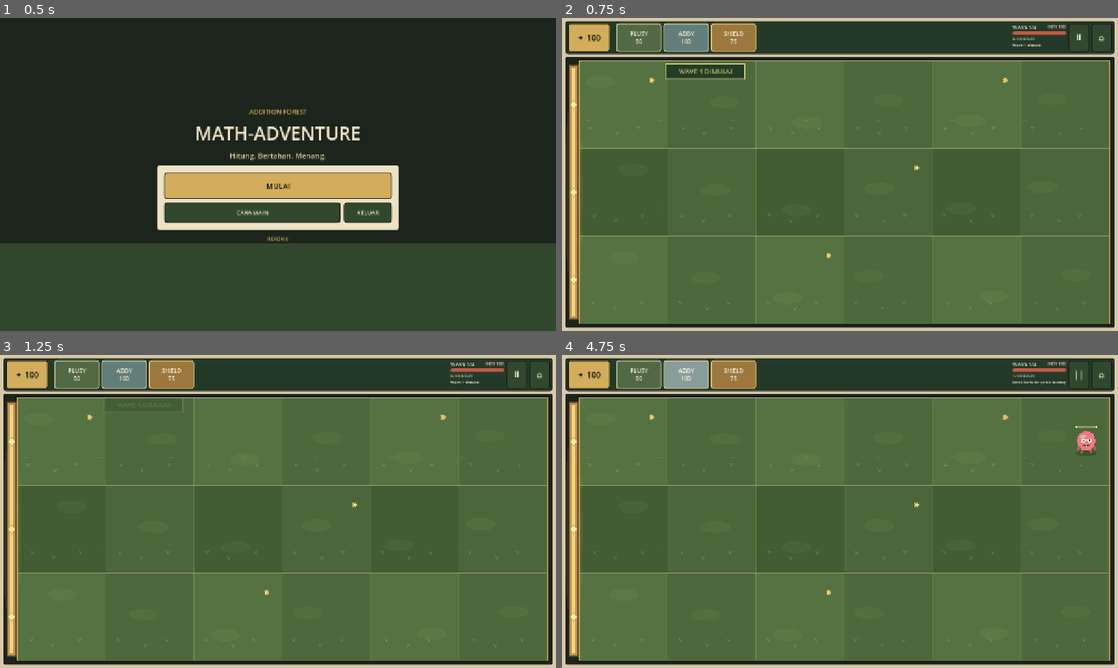
Above: before the commit, frames 1-4 (two rows, left to right).
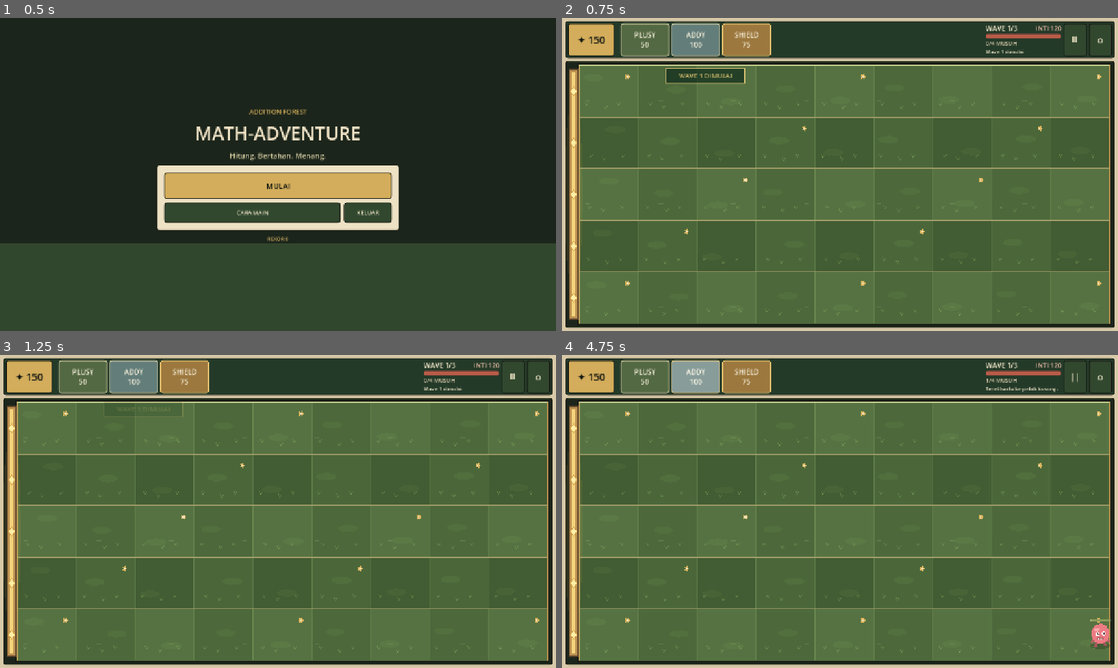
Above: after the commit, the same moments.

Repository: mukhlishulkhaniif/Pengantar-Game
Game: Godot game, scene res://scenes/main_menu.tscn
Same seed, same stepped clock (60 frames per second), same inputs: the game is played once before the commit and once after it.
Inputs:
- Up to frame 1 (0.5 s): no input
- Up to frame 2 (0.75 s): click "MULAI" at 0.5 s
- Up to frame 3 (1.25 s): no input
- Up to frame 4 (4.75 s): click "Ⅱ" at 1.25 s; click "✦ 100" (after the commit: "✦ 150") at 2 s; click ">" at 2.75 s; click "PLUSY 50" at 3.5 s; click "ADDY 100" at 4.25 s

Frame 1 is identical in both runs. In frame 2, 9.6% of the frame differs, in the area x 0-100%, y 1-96%; in frame 3, 9.1%; in frame 4, 9.8%.

Commit message:
Perbaiki gameplay dan keseimbangan Math-Adventure

Diff:
--- a/math-adventure/project.godot
+++ b/math-adventure/project.godot
@@ -1,29 +1,33 @@
 ; Engine configuration file.
-; Math-Adventure 0.9 - Godot 4.7.2
+; It's best edited using the editor UI and not directly,
+; since the parameters that go here are not all obvious.
+;
+; Format:
+;   [section] ; section goes between []
+;   param=value ; assign values to parameters
+
 config_version=5
 
 [application]
 
 config/name="Math-Adventure"
+config/description="Game edukasi matematika tower defense untuk perangkat mobile. Prototype 0.9 mobile usability pass: responsive panels, larger touch-friendly answer controls, and improved Android testing guidance. Art assets are intentionally deferred."
 run/main_scene="res://scenes/main_menu.tscn"
 config/features=PackedStringArray("4.7", "GL Compatibility")
-config/description="Game edukasi matematika tower defense untuk perangkat mobile. Prototype 0.9 mobile usability pass: responsive panels, larger touch-friendly answer controls, and improved Android testing guidance. Art assets are intentionally deferred."
 
 [display]
 
 window/size/viewport_width=1280
 window/size/viewport_height=720
+window/size/mode=2
 window/size/window_width_override=1280
 window/size/window_height_override=720
-window/size/mode=2
-window/size/resizable=true
 window/stretch/mode="canvas_items"
 window/stretch/aspect="expand"
-window/handheld/orientation=0
 
 [rendering]
 
 renderer/rendering_method="gl_compatibility"
 renderer/rendering_method.mobile="gl_compatibility"
-textures/default_filters/use_nearest_mipmap_filter=false
+textures/vram_compression/import_etc2_astc=true
 environment/defaults/default_clear_color=Color(0.0470588, 0.105882, 0.129412, 1)
--- a/math-adventure/scripts/presentation/arena_view.gd
+++ b/math-adventure/scripts/presentation/arena_view.gd
@@ -4,8 +4,8 @@
 
 signal slot_clicked(lane: int, column: int)
 
-const LANE_COUNT: int = 3
-const COLUMN_COUNT: int = 6
+const LANE_COUNT: int = 5
+const COLUMN_COUNT: int = 9
 const GRID_TOP_MARGIN: float = 8.0
 const GRID_BOTTOM_MARGIN: float = 8.0
 const BACKGROUND_TEXTURE_PATH: String = "res://assets/backgrounds/addition_forest_bg.png"
@@ -278,10 +278,14 @@
 	else:
 		_draw_guardian_icon(guardian_type, center, 1.0)
 
-	if guardian_type == "Shield Cube":
-		var hp_ratio: float = clampf(float(guardian.get("hp", 300)) / 300.0, 0.0, 1.0)
-		draw_rect(Rect2(center.x - 23.0, center.y + 29.0, 46.0, 4.0), Color("#193329"), true)
-		draw_rect(Rect2(center.x - 23.0, center.y + 29.0, 46.0 * hp_ratio, 4.0), Color("#b4f28f"), true)
+	# Semua Guardian memiliki HP dan bar kesehatan yang selalu terlihat.
+	var max_hp: float = maxf(float(guardian.get("max_hp", 160)), 1.0)
+	var hp_ratio: float = clampf(float(guardian.get("hp", max_hp)) / max_hp, 0.0, 1.0)
+	var bar_width: float = 48.0
+	var bar_position := Vector2(center.x - bar_width * 0.5, center.y + 34.0)
+	draw_rect(Rect2(bar_position, Vector2(bar_width, 6.0)), Color("#171a13"), true)
+	draw_rect(Rect2(bar_position, Vector2(bar_width * hp_ratio, 6.0)), Color("#a6e6b8") if hp_ratio > 0.35 else Color("#b95c49"), true)
+	draw_rect(Rect2(bar_position, Vector2(bar_width, 6.0)), Color("#eee2c4"), false, 1.0, true)
 
 func _draw_guardian_icon(guardian_type: String, center: Vector2, scale_value: float) -> void:
 	if guardian_type == "Plusy":
@@ -518,6 +522,11 @@
 	var grid: Rect2 = _grid_rect()
 	return grid.position.y + (float(lane) + 0.5) * (grid.size.y / float(LANE_COUNT))
 
+func get_attack_range() -> float:
+	# Jangkauan sekitar lima petak agar Guardian penyerang dapat menghadapi kelompok musuh.
+	var grid: Rect2 = _grid_rect()
+	return (grid.size.x / float(COLUMN_COUNT)) * 5.0
+
 func _gui_input(event: InputEvent) -> void:
 	if event is InputEventMouseMotion:
 		_update_hover(event.position)
--- a/math-adventure/scripts/presentation/battle.gd
+++ b/math-adventure/scripts/presentation/battle.gd
@@ -3,11 +3,11 @@
 const MAIN_MENU_SCENE: String = "res://scenes/main_menu.tscn"
 const ArenaViewScript = preload("res://scripts/presentation/arena_view.gd")
 const QuestionGenerator = preload("res://scripts/domain/question_generator.gd")
-const WAVE_COUNTS: Array[int] = [4, 6, 8]
+const WAVE_COUNTS: Array[int] = [4, 5, 6]
 const GUARDIAN_COSTS: Dictionary = {"Plusy": 50, "Addy Cannon": 100, "Shield Cube": 75}
 
-var energy: int = 100
-var core_hp: int = 100
+var energy: int = 150
+var core_hp: int = 120
 var combo: int = 0
 var score: int = 0
 var defeated_enemies: int = 0
@@ -62,7 +62,7 @@
 
 	if spawned_this_wave < spawn_target:
 		spawn_timer += delta
-		var spawn_interval: float = maxf(1.15, 1.75 - float(current_wave - 1) * 0.2)
+		var spawn_interval: float = maxf(2.0, 2.65 - float(current_wave - 1) * 0.25)
 		if spawn_timer >= spawn_interval:
 			spawn_timer = 0.0
 			_spawn_enemy()
@@ -107,7 +107,7 @@
 
 	# Seed bank ringkas, dengan energi sebagai tombol untuk membuka tantangan matematika.
 	var header_panel := PanelContainer.new()
-	header_panel.custom_minimum_size = Vector2(0, 76)
+	header_panel.custom_minimum_size = Vector2(0, 86)
 	header_panel.add_theme_stylebox_override("panel", _panel_style(Color("#243a29"), Color("#171a13"), 5, 5))
 	outer.add_child(header_panel)
 
@@ -116,8 +116,8 @@
 	header.alignment = BoxContainer.ALIGNMENT_CENTER
 	header_panel.add_child(header)
 
-	energy_button = _make_button("✦ %d" % energy, Vector2(98, 62), true)
-	energy_button.add_theme_font_size_override("font_size", 19)
+	energy_button = _make_button("✦ %d" % energy, Vector2(108, 72), true)
+	energy_button.add_theme_font_size_override("font_size", 23)
 	energy_button.tooltip_text = "Ketuk untuk tantangan energi matematika"
 	energy_button.pressed.connect(_open_question_popup)
 	header.add_child(energy_button)
@@ -128,9 +128,9 @@
 	guardian_button_types = ["Plusy", "Addy Cannon", "Shield Cube"]
 	var card_titles: Dictionary = {"Plusy": "PLUSY\n50", "Addy Cannon": "ADDY\n100", "Shield Cube": "SHIELD\n75"}
 	for guardian_type in guardian_button_types:
-		var guardian_button := _make_button(str(card_titles[guardian_type]), Vector2(104, 62), false)
+		var guardian_button := _make_button(str(card_titles[guardian_type]), Vector2(112, 72), false)
 		guardian_button.size_flags_horizontal = Control.SIZE_SHRINK_CENTER
-		guardian_button.add_theme_font_size_override("font_size", 13)
+		guardian_button.add_theme_font_size_override("font_size", 16)
 		guardian_button.pressed.connect(_select_guardian.bind(guardian_type))
 		guardian_buttons.append(guardian_button)
 		header.add_child(guardian_button)
@@ -140,31 +140,31 @@
 	header.add_child(spacer)
 
 	var status := VBoxContainer.new()
-	status.custom_minimum_size = Vector2(124, 0)
+	status.custom_minimum_size = Vector2(174, 0)
 	status.add_theme_constant_override("separation", 2)
 	header.add_child(status)
 	var status_top := HBoxContainer.new()
 	status_top.add_theme_constant_override("separation", 4)
 	status.add_child(status_top)
-	wave_label = _make_label("WAVE 1/3", 12, Color("#f4e8c9"))
+	wave_label = _make_label("WAVE 1/3", 16, Color("#f4e8c9"))
 	wave_label.size_flags_horizontal = Control.SIZE_EXPAND_FILL
 	status_top.add_child(wave_label)
-	core_label = _make_label("INTI 100", 11, Color("#f2c2a8"), HORIZONTAL_ALIGNMENT_RIGHT)
+	core_label = _make_label("INTI 120", 15, Color("#f2c2a8"), HORIZONTAL_ALIGNMENT_RIGHT)
 	status_top.add_child(core_label)
 	core_bar = ProgressBar.new()
 	core_bar.min_value = 0.0
-	core_bar.max_value = 100.0
+	core_bar.max_value = 120.0
 	core_bar.value = core_hp
 	core_bar.show_percentage = false
-	core_bar.custom_minimum_size = Vector2(0, 8)
+	core_bar.custom_minimum_size = Vector2(0, 10)
 	core_bar.size_flags_horizontal = Control.SIZE_EXPAND_FILL
 	core_bar.add_theme_stylebox_override("background", _meter_style(Color("#171a13")))
 	core_bar.add_theme_stylebox_override("fill", _meter_style(Color("#b95c49")))
 	status.add_child(core_bar)
-	wave_progress_label = _make_label("0/4 MUSUH", 9, Color("#d7c9a8"))
+	wave_progress_label = _make_label("0/4 MUSUH", 13, Color("#d7c9a8"))
 	status.add_child(wave_progress_label)
-	feedback_label = _make_label("SIAP", 9, Color("#e9c777"))
-	feedback_label.custom_minimum_size = Vector2(0, 12)
+	feedback_label = _make_label("SIAP", 12, Color("#e9c777"))
+	feedback_label.custom_minimum_size = Vector2(0, 16)
 	feedback_label.clip_text = true
 	status.add_child(feedback_label)
 
@@ -177,11 +177,11 @@
 	energy_bar.max_value = 999.0
 	energy_bar.value = energy
 
-	pause_button = _make_button("Ⅱ", Vector2(48, 62), false)
+	pause_button = _make_button("Ⅱ", Vector2(54, 72), false)
 	pause_button.add_theme_font_size_override("font_size", 19)
 	pause_button.pressed.connect(_toggle_pause)
 	header.add_child(pause_button)
-	var menu_button := _make_button("⌂", Vector2(48, 62), false)
+	var menu_button := _make_button("⌂", Vector2(54, 72), false)
 	menu_button.add_theme_font_size_override("font_size", 20)
 	menu_button.pressed.connect(_return_to_menu)
 	header.add_child(menu_button)
@@ -317,11 +317,10 @@
 
 
 func _difficulty_for_wave() -> String:
-	if current_wave <= 1:
+	# Untuk anak SD, dua wave pertama memakai soal mudah; wave terakhir sedang.
+	if current_wave <= 2:
 		return "mudah"
-	if current_wave == 2:
-		return "sedang"
-	return "sulit"
+	return "sedang"
 
 func _open_question_popup() -> void:
 	if battle_finished or paused or question_popup_open:
@@ -438,11 +437,17 @@
 		feedback_label.add_theme_color_override("font_color", Color("#f2b4a8"))
 		return
 	energy -= cost
+	var guardian_max_hp: int = 180
+	if guardian_type == "Addy Cannon":
+		guardian_max_hp = 170
+	elif guardian_type == "Shield Cube":
+		guardian_max_hp = 420
 	guardians.append({
 		"type": guardian_type,
 		"lane": lane,
 		"column": column,
-		"hp": 300 if guardian_type == "Shield Cube" else 100,
+		"hp": guardian_max_hp,
+		"max_hp": guardian_max_hp,
 		"cooldown": 0.0,
 		"energy_timer": 0.0
 	})
@@ -479,19 +484,19 @@
 		elif spawned_this_wave % 3 == 2:
 			enemy_type = "Minus Monster"
 
-	var hp: int = 50
-	var speed: float = 36.0
-	var core_damage: int = 20
+	var hp: int = 55
+	var speed: float = 22.0
+	var core_damage: int = 12
 	if enemy_type == "Minus Monster":
-		hp = 100
-		speed = 28.0
-		core_damage = 20
+		hp = 90
+		speed = 18.0
+		core_damage = 12
 	elif enemy_type == "Calculator Bug":
-		hp = 70
-		speed = 57.0
-		core_damage = 15
-
-	var lane: int = randi_range(0, 2)
+		hp = 65
+		speed = 31.0
+		core_damage = 10
+
+	var lane: int = randi_range(0, 4)
 	enemies.append({
 		"id": next_enemy_id,
 		"type": enemy_type,
@@ -545,7 +550,7 @@
 		if int(enemy["lane"]) != int(guardian["lane"]):
 			continue
 		var distance: float = float(enemy["x"]) - guardian_center.x
-		if distance > 0.0 and distance <= 360.0 and distance < best_distance:
+		if distance > 0.0 and distance <= arena.get_attack_range() and distance < best_distance:
 			best_distance = distance
 			best_index = index
 	return best_index
@@ -586,35 +591,39 @@
 			score += 20
 			continue
 
-		var shield_index: int = _find_blocking_shield(enemy)
-		if shield_index >= 0:
+		var blocking_index: int = _find_blocking_guardian(enemy)
+		if blocking_index >= 0:
+			var guardian: Dictionary = guardians[blocking_index]
+			var guardian_x: float = arena.get_guardian_center(guardian).x
+			# Monster berhenti di depan Guardian dan menyerangnya sampai HP habis.
+			enemy["x"] = guardian_x + 34.0
 			enemy["attack_timer"] = float(enemy.get("attack_timer", 0.0)) + delta
-			if float(enemy["attack_timer"]) >= 1.0:
-				enemy["attack_timer"] = float(enemy["attack_timer"]) - 1.0
-				var shield: Dictionary = guardians[shield_index]
-				shield["hp"] = int(shield.get("hp", 300)) - 15
+			if float(enemy["attack_timer"]) >= 1.25:
+				enemy["attack_timer"] = float(enemy["attack_timer"]) - 1.25
+				guardian["hp"] = int(guardian.get("hp", 180)) - 12
 				if is_instance_valid(arena):
-					arena.add_visual_effect("hit", arena.get_guardian_center(shield), Color("#f2b4a8"), "-15")
-				if int(shield["hp"]) <= 0:
+					arena.add_visual_effect("hit", arena.get_guardian_center(guardian), Color("#f2b4a8"), "-12")
+				if int(guardian["hp"]) <= 0:
 					if is_instance_valid(arena):
-						arena.add_visual_effect("defeat", arena.get_guardian_center(shield), Color("#f2b4a8"), "HANCUR")
-					guardians.remove_at(shield_index)
-					feedback_label.text = "Shield hancur"
+						arena.add_visual_effect("defeat", arena.get_guardian_center(guardian), Color("#f2b4a8"), "HANCUR")
+					guardians.remove_at(blocking_index)
+					feedback_label.text = "Guardian hancur"
 				else:
-					guardians[shield_index] = shield
+					guardians[blocking_index] = guardian
 			enemies[index] = enemy
 		else:
+			enemy["attack_timer"] = 0.0
 			enemy["x"] = float(enemy["x"]) - float(enemy["speed"]) * delta
 			if float(enemy["x"]) <= 18.0:
-				var core_damage_amount: int = int(enemy.get("core_damage", 20))
+				var core_damage_amount: int = int(enemy.get("core_damage", 12))
 				core_hp -= core_damage_amount
 				if is_instance_valid(arena):
 					arena.add_visual_effect("hit", Vector2(26.0, arena.get_lane_center(int(enemy["lane"]))), Color("#f2b4a8"), "CORE -%d" % core_damage_amount)
 				if str(enemy["type"]) == "Minus Monster":
-					energy = maxi(0, energy - 15)
-					feedback_label.text = "Core -20 • Energi -15"
+					energy = maxi(0, energy - 10)
+					feedback_label.text = "Inti -%d • Energi -10" % core_damage_amount
 				else:
-					feedback_label.text = "Core terkena serangan"
+					feedback_label.text = "Inti terkena serangan"
 				feedback_label.add_theme_color_override("font_color", Color("#f2b4a8"))
 				enemies.remove_at(index)
 				if core_hp <= 0:
@@ -624,15 +633,23 @@
 			else:
 				enemies[index] = enemy
 
-func _find_blocking_shield(enemy: Dictionary) -> int:
+func _find_blocking_guardian(enemy: Dictionary) -> int:
+	# Semua Guardian menghalangi monster pada jalurnya. Shield memiliki HP tertinggi.
+	var enemy_x: float = float(enemy.get("x", 0.0))
+	var enemy_lane: int = int(enemy.get("lane", -1))
+	var best_index: int = -1
+	var nearest_distance: float = INF
 	for index in range(guardians.size()):
 		var guardian: Dictionary = guardians[index]
-		if str(guardian["type"]) != "Shield Cube" or int(guardian["lane"]) != int(enemy["lane"]):
+		if int(guardian.get("lane", -2)) != enemy_lane:
 			continue
 		var guardian_x: float = arena.get_guardian_center(guardian).x
-		if float(enemy["x"]) <= guardian_x + 24.0 and float(enemy["x"]) >= guardian_x - 24.0:
-			return index
-	return -1
+		var distance: float = enemy_x - guardian_x
+		# Monster bergerak dari kanan ke kiri; tangkap saat menyentuh Guardian.
+		if distance >= -32.0 and distance <= 42.0 and absf(distance) < nearest_distance:
+			nearest_distance = absf(distance)
+			best_index = index
+	return best_index
 
 func _refresh_hud() -> void:
 	if is_instance_valid(energy_button):
Not shown, added: math-adventure/docs/CHANGELOG_MVP_1.0_GAMEPLAY.md
Not shown, added: math-adventure/docs/PANDUAN_REVISI_GAMEPLAY_1.0.md
